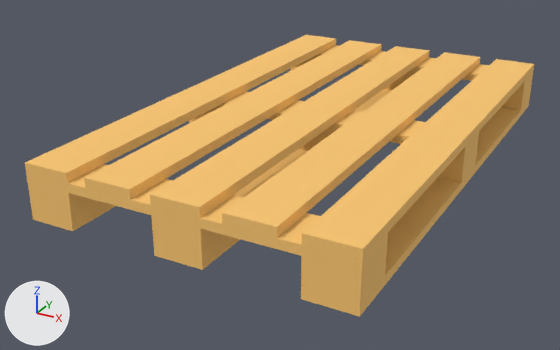
Renders of the Blender file private/blender/pallet.blend from each side of a commit.
Rendered twice from a 50 mm camera at (4.46, -9.41, 3.53) aimed at (-0.42, -0.53, -0.9). The lights are fixed; the arrows at lower left show +X, +Y and +Z.

The scene before the commit, as lines of its bpy script (objects in view):
```python
ob_cube = bpy.data.objects.new('Cube', me_cube)
ob_cube.location = (0.0, 0.0, 0.0)
ob_cube.scale = (0.316, 3.57, 0.0612)
ob_cube_001 = bpy.data.objects.new('Cube.001', me_cube_002)
ob_cube_001.location = (-0.9, 0.0, 0.0)
ob_cube_001.scale = (0.316, 3.57, 0.0612)
ob_cube_002 = bpy.data.objects.new('Cube.002', me_cube_003)
ob_cube_002.location = (-1.8, 0.0, 0.0)
ob_cube_002.scale = (0.316, 3.57, 0.0612)
ob_cube_003 = bpy.data.objects.new('Cube.003', me_cube_004)
ob_cube_003.location = (0.9, 0.0, 0.0)
ob_cube_003.scale = (0.316, 3.57, 0.0612)
ob_cube_004 = bpy.data.objects.new('Cube.004', me_cube_005)
ob_cube_004.location = (1.8, 0.0, 0.0)
ob_cube_004.scale = (0.316, 3.57, 0.0612)
ob_cube_007 = bpy.data.objects.new('Cube.007', me_cube_008)
ob_cube_007.location = (0.0, -3.254, -0.123)
ob_cube_007.rotation_euler = (0.0, 0.0, 1.571)  # degrees (0, 0, 90)
ob_cube_007.scale = (0.316, 2.12, 0.0612)
ob_cube_009 = bpy.data.objects.new('Cube.009', me_cube_010)
ob_cube_009.location = (1.8, -3.254, -0.369)
ob_cube_009.scale = (0.316, 0.316, 0.184)
ob_cube_015 = bpy.data.objects.new('Cube.015', me_cube_016)
ob_cube_015.location = (-1.8, -3.254, -0.369)
ob_cube_015.scale = (0.316, 0.316, 0.184)
ob_cube_017 = bpy.data.objects.new('Cube.017', me_cube_018)
ob_cube_017.location = (1.8, 0.0, -0.614)
ob_cube_017.scale = (0.316, 3.57, 0.0612)
# also in view: 'Cube.010' at (1.8, 3.25, -0.37); 'Cube.008' at (1.8, 0.0, -0.37); 'Cube.005' at (0.0, 0.0, -0.12); 'Cube.018' at (0.0, 0.0, -0.61); 'Cube.006' at (0.0, 3.25, -0.12)
```
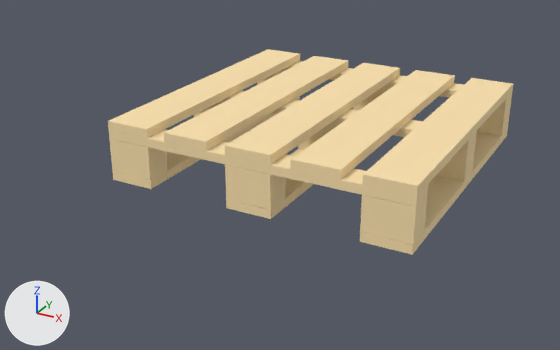
What the commit changed:
Material 'wood' (mat_wood) changes colour from orange #ffc972 to beige #ffe4af; in linear values from (1.0, 0.587, 0.169) to (1.0, 0.777, 0.431).
Object 'Cube' (ob_cube) moves from (0.0, 0.0, 0.0) to (0.0, 0.0, 0.05).
Object 'Cube' (ob_cube) is rescaled from (0.316, 3.57, 0.0612) to (0.316, 2.11, 0.0612).
Object 'Cube.001' (ob_cube_001) moves from (-0.9, 0.0, 0.0) to (-0.9, 0.0, 0.05).
Object 'Cube.001' (ob_cube_001) is rescaled from (0.316, 3.57, 0.0612) to (0.316, 2.11, 0.0612).
Object 'Cube.002' (ob_cube_002) moves from (-1.8, 0.0, 0.0) to (-1.8, 0.0, 0.05).
Object 'Cube.002' (ob_cube_002) is rescaled from (0.316, 3.57, 0.0612) to (0.316, 2.11, 0.0612).
Object 'Cube.003' (ob_cube_003) moves from (0.9, 0.0, 0.0) to (0.9, 0.0, 0.05).
Object 'Cube.003' (ob_cube_003) is rescaled from (0.316, 3.57, 0.0612) to (0.316, 2.11, 0.0612).
Object 'Cube.004' (ob_cube_004) moves from (1.8, 0.0, 0.0) to (1.8, 0.0, 0.05).
Object 'Cube.004' (ob_cube_004) is rescaled from (0.316, 3.57, 0.0612) to (0.316, 2.11, 0.0612).
Object 'Cube.005' (ob_cube_005) moves from (0.0, 0.0, -0.123) to (0.0, 0.0, -0.073).
Object 'Cube.005' (ob_cube_005) is rescaled from (0.316, 2.12, 0.0612) to (0.187, 2.12, 0.0612).
Object 'Cube.006' (ob_cube_006) moves from (0.0, 3.254, -0.123) to (0.0, 1.923, -0.073).
Object 'Cube.006' (ob_cube_006) is rescaled from (0.316, 2.12, 0.0612) to (0.187, 2.12, 0.0612).
Object 'Cube.007' (ob_cube_007) moves from (0.0, -3.254, -0.123) to (0.0, -1.923, -0.073).
Object 'Cube.007' (ob_cube_007) is rescaled from (0.316, 2.12, 0.0612) to (0.187, 2.12, 0.0612).
Object 'Cube.008' (ob_cube_008) is rescaled from (0.316, 0.316, 0.184) to (0.316, 0.187, 0.231).
Object 'Cube.009' (ob_cube_009) moves from (1.8, -3.254, -0.369) to (1.8, -1.923, -0.369).
Object 'Cube.009' (ob_cube_009) is rescaled from (0.316, 0.316, 0.184) to (0.316, 0.187, 0.231).
Object 'Cube.010' (ob_cube_010) moves from (1.8, 3.254, -0.369) to (1.8, 1.923, -0.369).
Object 'Cube.010' (ob_cube_010) is rescaled from (0.316, 0.316, 0.184) to (0.316, 0.187, 0.231).
Object 'Cube.013' (ob_cube_013) is rescaled from (0.316, 0.316, 0.184) to (0.316, 0.187, 0.231).
Object 'Cube.012' (ob_cube_012) moves from (0.0, -3.254, -0.369) to (0.0, -1.923, -0.369).
Object 'Cube.012' (ob_cube_012) is rescaled from (0.316, 0.316, 0.184) to (0.316, 0.187, 0.231).
Object 'Cube.011' (ob_cube_011) moves from (0.0, 3.254, -0.369) to (0.0, 1.923, -0.369).
Object 'Cube.015' (ob_cube_015) moves from (-1.8, -3.254, -0.369) to (-1.8, -1.923, -0.369).
Object 'Cube.015' (ob_cube_015) is rescaled from (0.316, 0.316, 0.184) to (0.316, 0.187, 0.231).
Object 'Cube.017' (ob_cube_017) moves from (1.8, 0.0, -0.614) to (1.8, 0.0, -0.664).
Object 'Cube.017' (ob_cube_017) is rescaled from (0.316, 3.57, 0.0612) to (0.316, 2.11, 0.0612).
Object 'Cube.018' (ob_cube_018) moves from (0.0, 0.0, -0.614) to (0.0, 0.0, -0.664).
Object 'Cube.018' (ob_cube_018) is rescaled from (0.316, 3.57, 0.0612) to (0.316, 2.11, 0.0612).
Object 'Cube.019' (ob_cube_019) moves from (-1.8, 0.0, -0.614) to (-1.8, 0.0, -0.664).
Object 'Cube.019' (ob_cube_019) is rescaled from (0.316, 3.57, 0.0612) to (0.316, 2.11, 0.0612).

Where the change shows, as pixel boxes (x1, y1, x2, y2) in the pictures (560 x 350 px):
'Cube.004', recoloured, moved, rescaled (orange to beige, 35% narrower, 41% shorter)
    before: (302, 59, 534, 260)
    after: (362, 78, 513, 196)
'Cube.003', recoloured, moved, rescaled (36% narrower, 41% shorter)
    before: (222, 52, 480, 238)
    after: (291, 70, 455, 180)
'Cube', recoloured, moved, rescaled (37% narrower, 40% shorter)
    before: (150, 46, 430, 218)
    after: (224, 63, 400, 165)
'Cube.001', recoloured, moved, rescaled (38% narrower, 40% shorter)
    before: (84, 40, 382, 200)
    after: (164, 56, 348, 151)
'Cube.002', recoloured, moved, rescaled (38% narrower, 40% shorter)
    before: (25, 35, 336, 183)
    after: (108, 49, 300, 138)
'Cube.007', recoloured, moved, rescaled (12% narrower, 28% shorter)
    before: (26, 164, 388, 272)
    after: (109, 129, 428, 207)
'Cube.017', recoloured, moved, rescaled (35% narrower, 42% shorter)
    before: (301, 99, 530, 317)
    after: (360, 129, 508, 255)
'Cube.009', recoloured, moved, rescaled (22% narrower, 18% shorter)
    before: (301, 244, 387, 305)
    after: (360, 195, 427, 245)
'Cube.012', recoloured, moved, rescaled
    before: (151, 215, 231, 260)
    after: (225, 164, 285, 210)
'Cube.015', recoloured, moved, rescaled
    before: (28, 182, 104, 222)
    after: (109, 139, 167, 180)
'Cube.018', recoloured, moved, rescaled
    before: (154, 89, 392, 270)
    after: (226, 149, 314, 219)
'Cube.019', recoloured, moved, rescaled
    before: (32, 203, 115, 231)
    after: (112, 96, 300, 189)
'Cube.005', recoloured, moved, rescaled (9% shorter)
    before: (213, 92, 479, 156)
    after: (218, 91, 477, 149)
'Cube.010', recoloured, moved, rescaled (9% wider, 16% taller)
    before: (501, 79, 532, 110)
    after: (477, 100, 511, 136)
'Cube.006', recoloured, moved, rescaled
    before: (312, 45, 533, 88)
    after: (279, 61, 512, 106)
'Cube.008', recoloured, rescaled
    before: (438, 141, 478, 182)
    after: (436, 140, 476, 182)
'Cube.013', recoloured, rescaled
    before: (299, 130, 334, 151)
    after: (298, 124, 338, 150)
'Cube.011', recoloured, moved
    before: (385, 72, 415, 90)
    after: (353, 87, 389, 111)
'Cube.014', recoloured
    both: (189, 103, 219, 123)
'Cube.016', recoloured
    both: (257, 58, 314, 85)
